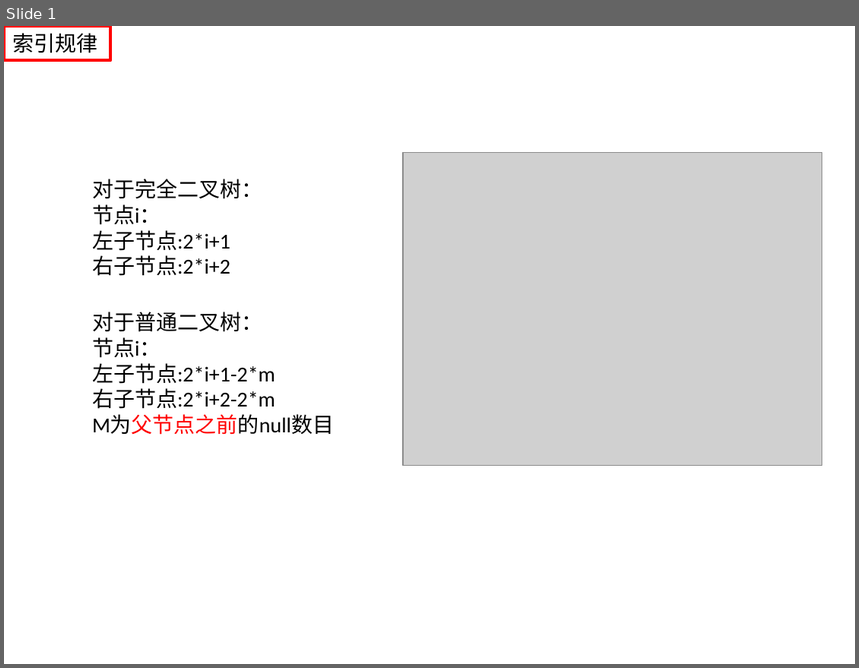
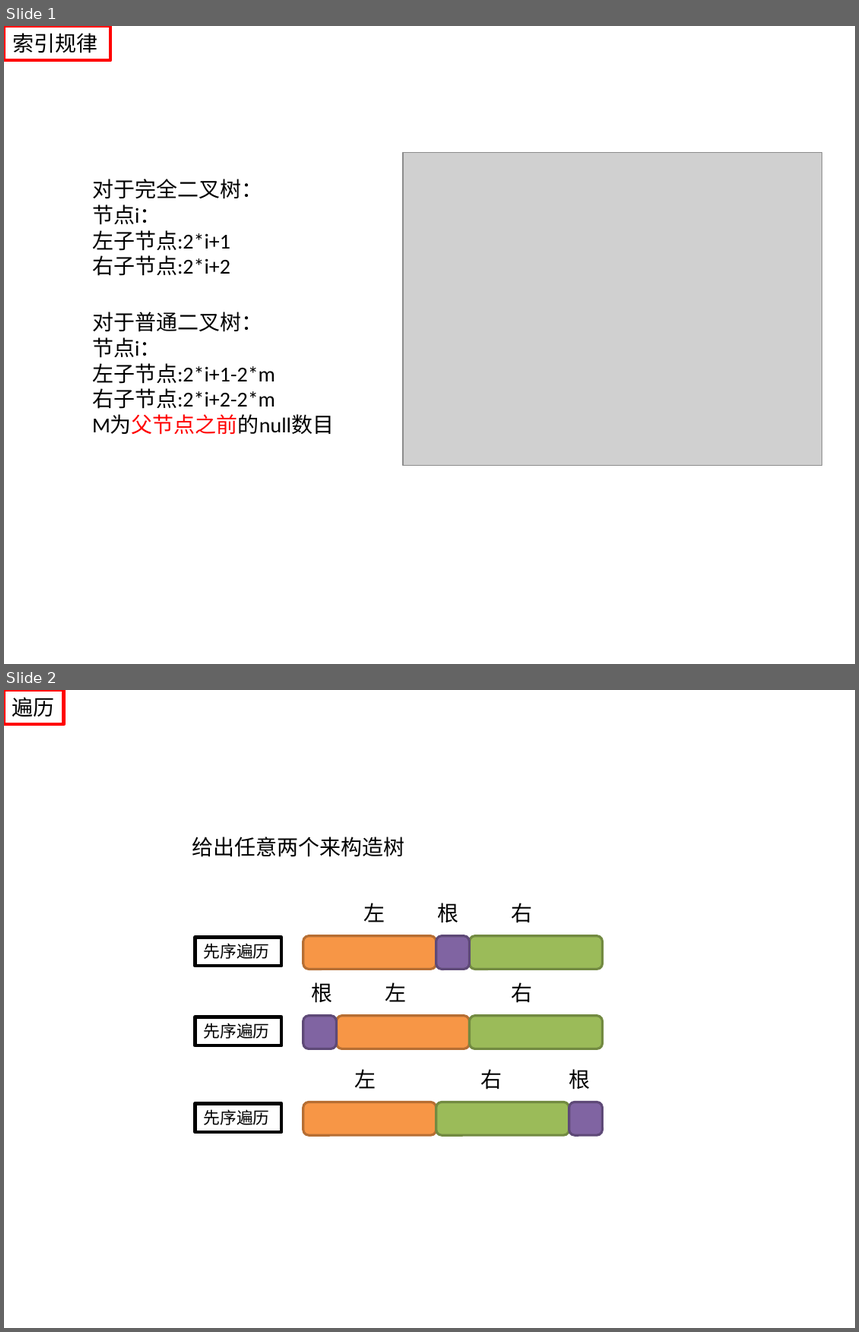
Before and after one commit to helloworld729/28_Algorithm, a slide deck: 第2遍/树/树的序列化和逆序列化.pptx. Shown one above the other, each under a label of ours: slide 1 before the commit, slides 1 and 2 after it. The pictures are 859x668 and 859x1332 pixels, drawn with LibreOffice and Linux fonts; fonts in the diff are those of the drawing; grey boxes stand for pictures. Boxes give left, top, right and bottom in pixels: in the first picture for what was removed or moved away, otherwise in the second. Text is boxed around its words. In the diff, an @@ line names an element or a change of style, - is before the commit and + after.

```diff
--- a/第2遍/树/树的序列化和逆序列化.pptx
+++ b/第2遍/树/树的序列化和逆序列化.pptx
@@ slide 2 added at (4,690,855,1328), background #FFFFFF @@
@@ rectangle added at (4,690,63,724), outline #FF0000 3 pt, 18 pt, text #000000 @@
+遍历
@@ text added at (192,837,405,857), 18 pt, text #000000 @@
+给出任意两个来构造树
@@ text added at (364,903,533,923), 18 pt, text #000000 @@
+左 根 右
@@ rectangle added at (196,938,282,967), outline #000000 3 pt, 14 pt, text #000000 @@
+先序遍历
@@ rounded rectangle added at (303,936,436,969), fill #F79646, outline #B76F34 2 pt @@
@@ rounded rectangle added at (436,936,470,969), fill #8064A2, outline #5F4A78 2 pt @@
@@ rounded rectangle added at (470,936,602,969), fill #9BBB59, outline #738A42 2 pt @@
@@ text added at (312,983,533,1003), 18 pt, text #000000 @@
+根 左 右
@@ rectangle added at (196,1017,282,1046), outline #000000 3 pt, 14 pt, text #000000 @@
+先序遍历
@@ rounded rectangle added at (303,1016,337,1049), fill #8064A2, outline #5F4A78 2 pt @@
@@ rounded rectangle added at (337,1016,470,1049), fill #F79646, outline #B76F34 2 pt @@
@@ rounded rectangle added at (470,1016,602,1049), fill #9BBB59, outline #738A42 2 pt @@
@@ text added at (354,1069,590,1090), 18 pt, text #000000 @@
+左 右 根
@@ rectangle added at (196,1103,282,1132), outline #000000 3 pt, 14 pt, text #000000 @@
+先序遍历
@@ rounded rectangle added at (303,1102,436,1135), fill #F79646, outline #B76F34 2 pt @@
@@ rounded rectangle added at (436,1102,569,1135), fill #9BBB59, outline #738A42 2 pt @@
@@ rounded rectangle added at (569,1102,602,1135), fill #8064A2, outline #5F4A78 2 pt @@
```
Also in this commit, not shown: 10 other files.
